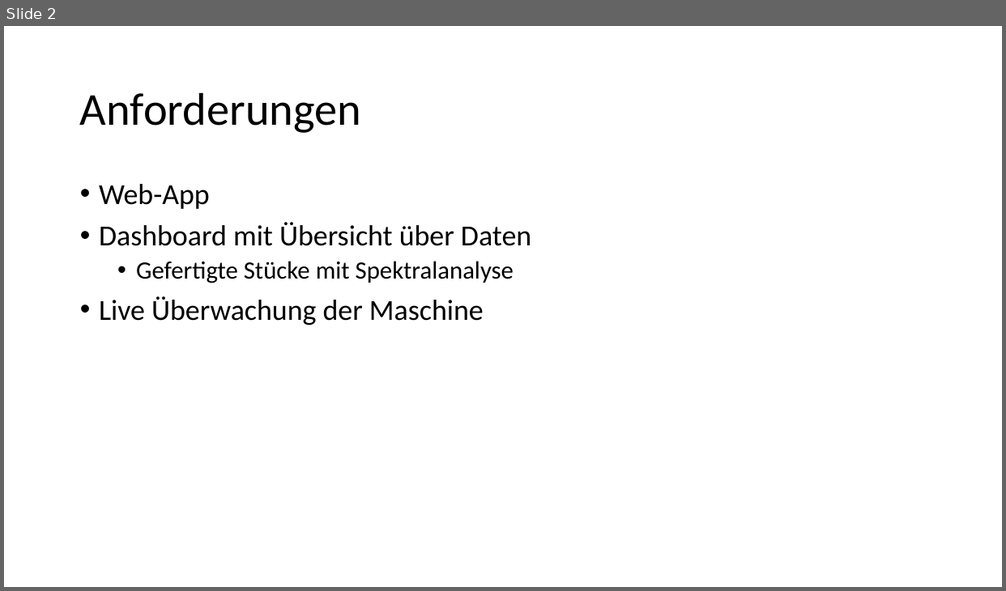
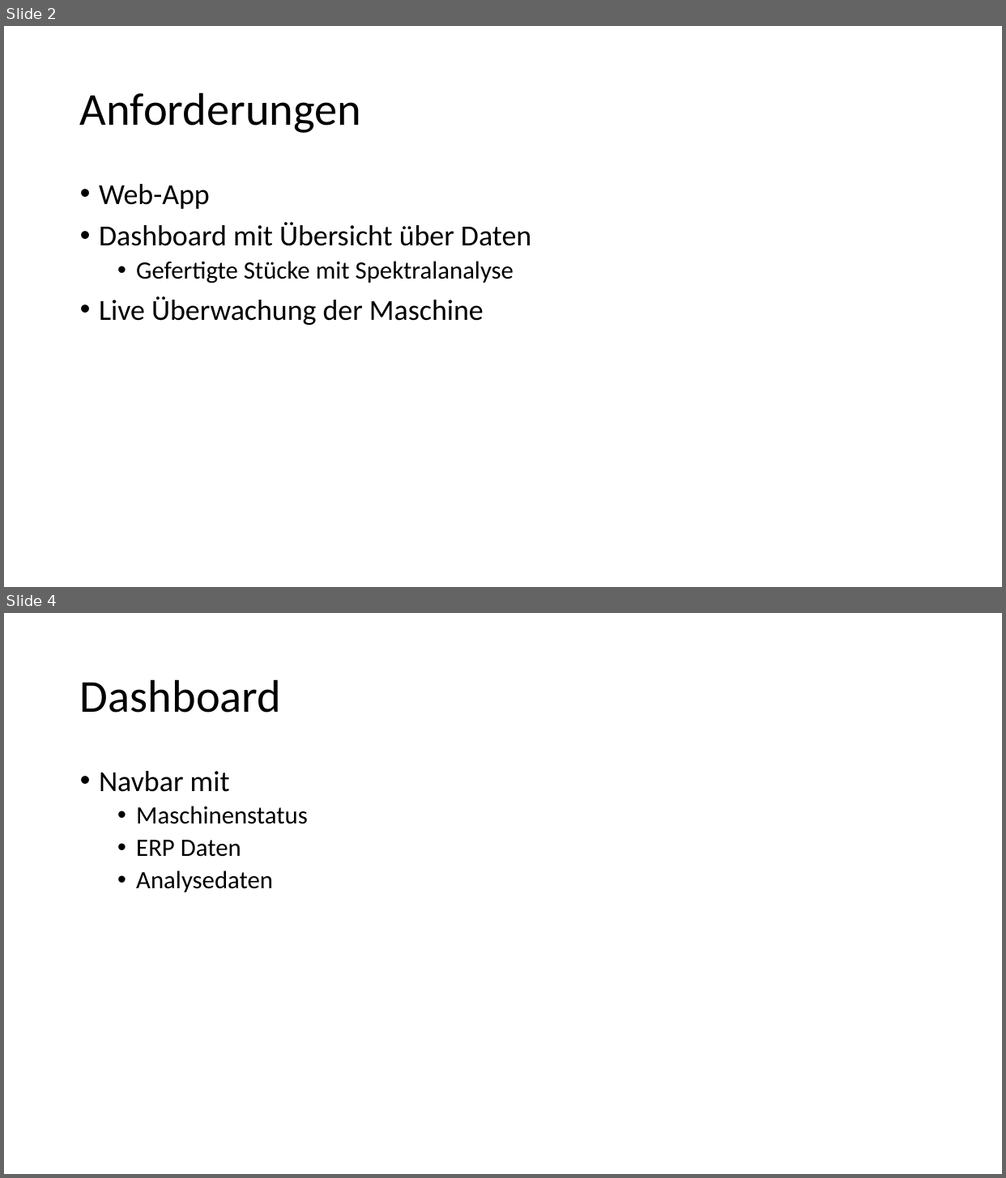
Before and after one commit to buegeleisen/dhbw_14sea_projekt, a slide deck: UI/UI_Portfolio.pptx. Shown one above the other, each under a label of ours: slide 2 before the commit, slides 2 and 4 after it; the slides between them are not shown. The pictures are 1006x591 and 1006x1178 pixels, drawn with LibreOffice and Linux fonts; fonts in the diff are those of the drawing. Boxes give left, top, right and bottom in pixels: in the first picture for what was removed or moved away, otherwise in the second. Text is boxed around its words. In the diff, an @@ line names an element or a change of style, - is before the commit and + after.

Commit message:
Portfolio u. Snippets
Code Snippets für React Bootstraps Navbar und einen LineChart in Chart
JS

```diff
--- a/UI/UI_Portfolio.pptx
+++ b/UI/UI_Portfolio.pptx
@@ slide 4 added at (4,613,1002,1174), background #FFFFFF @@
@@ title added at (80,679,282,713), 44 pt, text #000000 @@
+Dashboard
@@ text added at (99,771,308,892), 24 pt, text #000000 @@
+• Navbar mit
+  • Maschinenstatus
+  • ERP Daten
+  • Analysedaten
```
Also in this commit, not shown: 1 slide changed, 1 other slide added, 1 slide removed, 4 other files.
